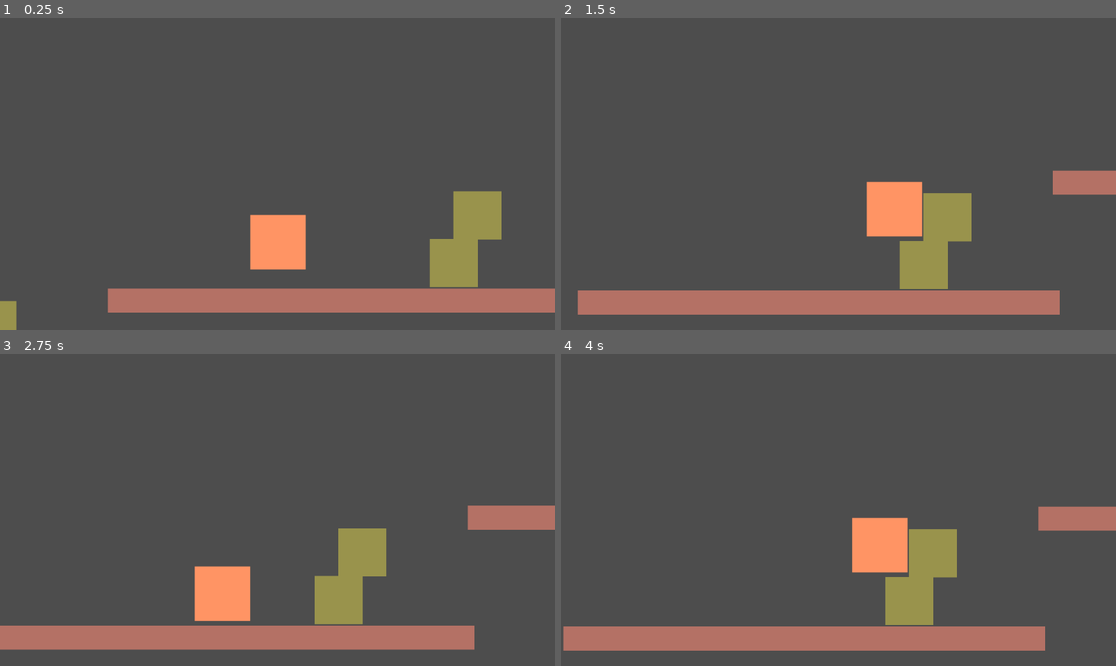
Above: before the commit, frames 1-4 (two rows, left to right).
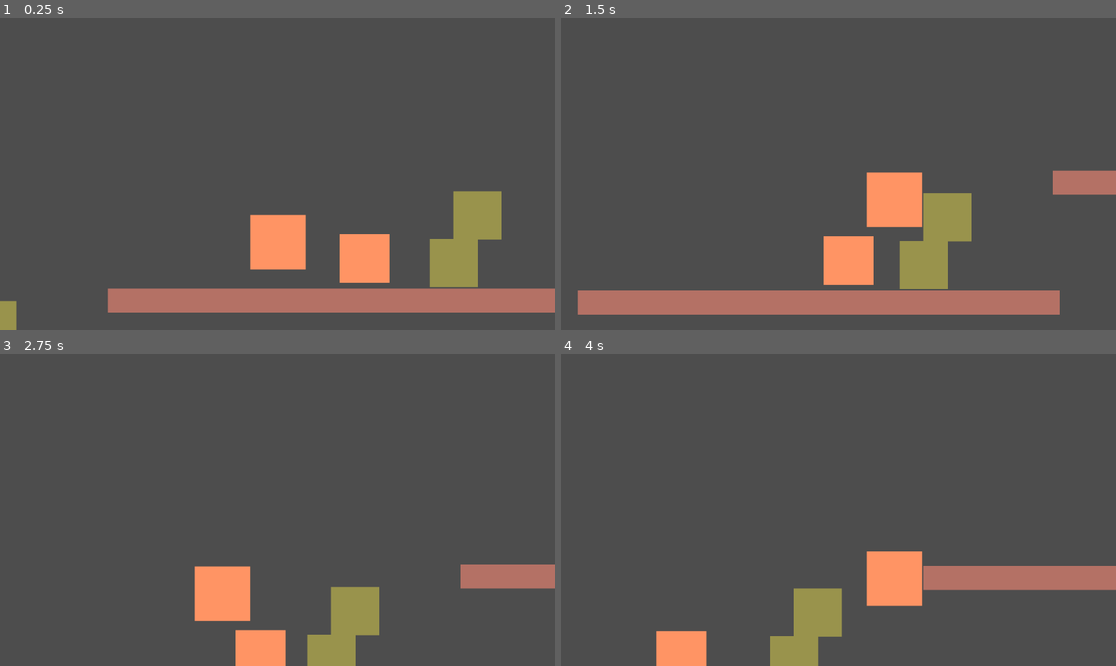
Above: after the commit, the same moments.

Repository: TLRP-45/Game-EFP-VJ
Game: Godot game, scene res://Scenes/world.tscn
Two runs of this game, one before a commit and one after it. Both use one fixed random seed, a clock stepped at 60 frames per second and the inputs below.
Inputs:
- Up to frame 1 (0.25 s): no input
- Up to frame 2 (1.5 s): tap Enter (ui_accept) at 0.5, 0.77 s; hold Right (ui_right) from 0.53 s (still down)
- Up to frame 3 (2.75 s): tap Enter (ui_accept) at 1.52 s; release Right (ui_right) at 2.03 s; hold Left (ui_left) from 2.03 s (still down)
- Up to frame 4 (4 s): release Left (ui_left) at 2.78 s; hold Right (ui_right) from 2.78 s (still down); tap Enter (ui_accept) at 3.02, 3.77 s

The runs differ from the first frame. In frame 1, 1.4% of the frame differs, in the area x 61-71%, y 69-85%; in frame 2, 2.0%; in frame 3, 13%; in frame 4, 17%, in the area x 0-100%, y 48-100%.

Commit message:
Agregado un enemigo que por ahora no mata
He agregado a un enemigo que por ahora, no mata al jugador, sino ssolo se da la vuelta. Aun sigo el trabajo de agregar que al tocar al jugador, reinicie el juego.

Diff:
--- a/Scenes/winner.tscn
+++ b/Scenes/winner.tscn
@@ -6,7 +6,7 @@
 [sub_resource type="RectangleShape2D" id="RectangleShape2D_7q8l8"]
 size = Vector2(120, 125)
 
-[node name="player" type="CharacterBody2D" groups=["Player"]]
+[node name="player" type="CharacterBody2D"]
 script = ExtResource("1_ephfi")
 
 [node name="Sprite2D" type="Sprite2D" parent="."]
--- a/Scenes/world.tscn
+++ b/Scenes/world.tscn
@@ -1,7 +1,8 @@
-[gd_scene load_steps=7 format=3 uid="uid://c4nalgdr4emnm"]
+[gd_scene load_steps=8 format=3 uid="uid://c4nalgdr4emnm"]
 
 [ext_resource type="PackedScene" uid="uid://bxag6rufiydyg" path="res://Scenes/winner.tscn" id="1_mehc2"]
 [ext_resource type="PackedScene" uid="uid://bibiyur4h6m4o" path="res://Scenes/end_world.tscn" id="2_rkn11"]
+[ext_resource type="PackedScene" uid="uid://bka26mb8hlh7a" path="res://enemy/enemy.tscn" id="3_7rhgd"]
 
 [sub_resource type="QuadMesh" id="QuadMesh_706wb"]
 size = Vector2(1000, 50)
@@ -124,3 +125,7 @@
 [node name="CollisionShape2D" type="CollisionShape2D" parent="static box5"]
 position = Vector2(68, 53)
 shape = SubResource("RectangleShape2D_trc7n")
+
+[node name="enemy" parent="." instance=ExtResource("3_7rhgd")]
+position = Vector2(608, 326)
+scale = Vector2(0.5, 0.5)
--- /dev/null
+++ b/enemy.gd
@@ -0,0 +1,26 @@
+extends CharacterBody2D
+
+const Gravedad = 98
+
+func _ready():
+	velocity.x = -70
+
+
+func _physics_process(delta):
+	velocity.y += Gravedad
+
+
+	if is_on_wall():
+		if !$Sprite2D.flip_h:
+			velocity.x = 70
+		else:
+			velocity.x = -70
+
+	if velocity.x < 0:
+		$Sprite2D.flip_h = false
+	elif velocity.x > 0:
+		$Sprite2D.flip_h = true
+
+
+
+	move_and_slide()
--- /dev/null
+++ b/enemy/enemy.tscn
@@ -0,0 +1,28 @@
+[gd_scene load_steps=4 format=3 uid="uid://bka26mb8hlh7a"]
+
+[ext_resource type="Script" path="res://enemy.gd" id="1_dgnlg"]
+[ext_resource type="Texture2D" uid="uid://dks6fy0y78xvh" path="res://Resources/winner.png" id="2_nveh2"]
+
+[sub_resource type="RectangleShape2D" id="RectangleShape2D_udyln"]
+size = Vector2(233, 245)
+
+[node name="enemy" type="CharacterBody2D"]
+script = ExtResource("1_dgnlg")
+
+[node name="CollisionShape2D" type="CollisionShape2D" parent="."]
+position = Vector2(4.5, 11.5)
+shape = SubResource("RectangleShape2D_udyln")
+
+[node name="Sprite2D" type="Sprite2D" parent="."]
+position = Vector2(3, 4)
+scale = Vector2(1.80556, 1.78867)
+texture = ExtResource("2_nveh2")
+
+[node name="rayo" type="Node2D" parent="."]
+visible = false
+
+[node name="rayo1" type="RayCast2D" parent="rayo"]
+target_position = Vector2(60, 0)
+
+[node name="rayo2" type="RayCast2D" parent="rayo"]
+target_position = Vector2(-60, 0)
